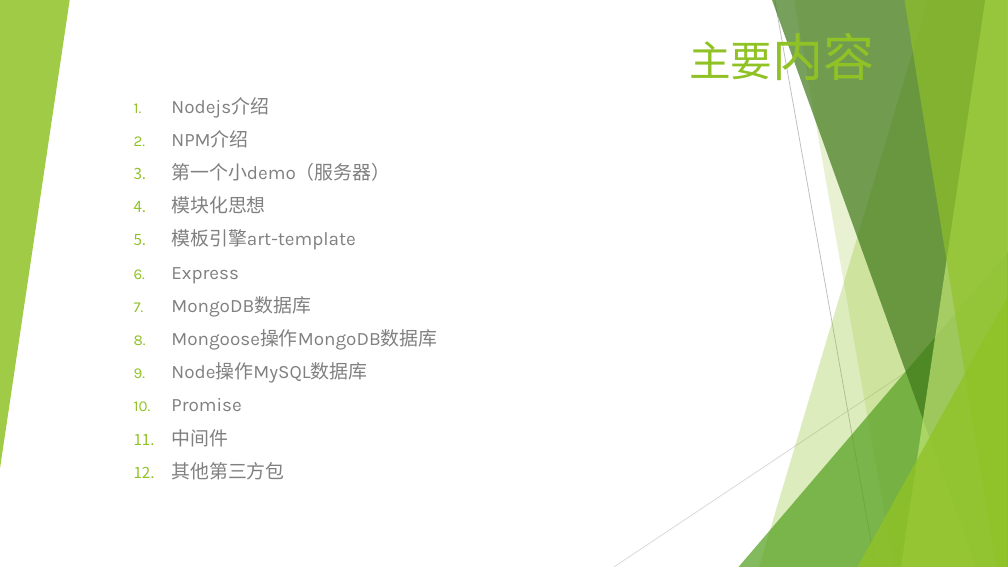
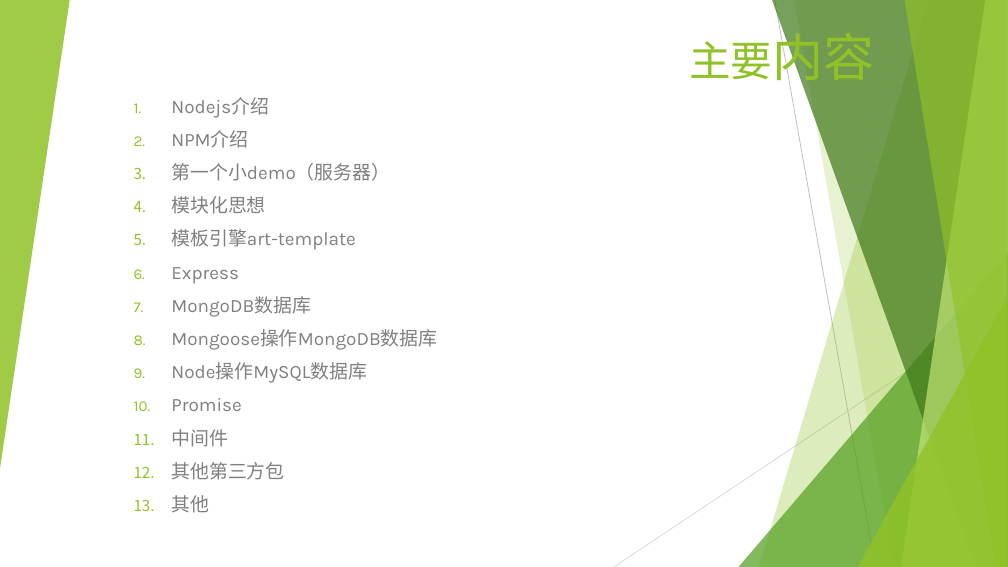
Before and after one commit to zhengpj95/nodejs_tutorial, a slide deck: slide 2 of NodeJS学习.pptx. Drawn at 1008x567 pixels with LibreOffice and Linux fonts; fonts in the diff are those of the drawing. Boxes give left, top, right and bottom in pixels: in the first picture for what was removed or moved away, otherwise in the second. Text is boxed around its words. In the diff, an @@ line names an element or a change of style, - is before the commit and + after.

```diff
--- a/NodeJS学习.pptx
+++ b/NodeJS学习.pptx
@@ subtitle at <box>171,495,209,513</box>: paragraph added @@
+13. 其他
```
Also in this commit, not shown: 1 other slide changed, 1 slide added.
